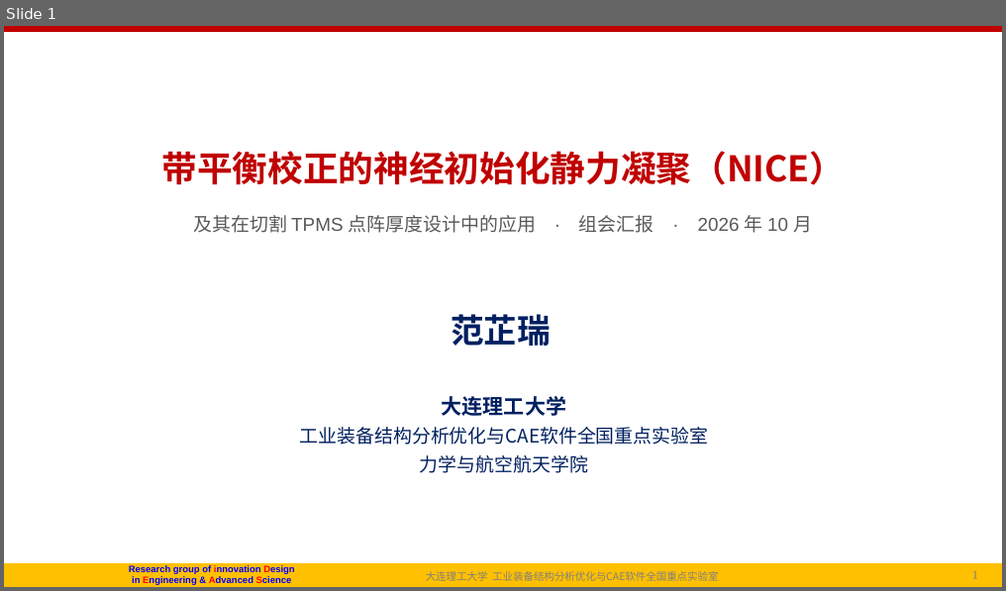
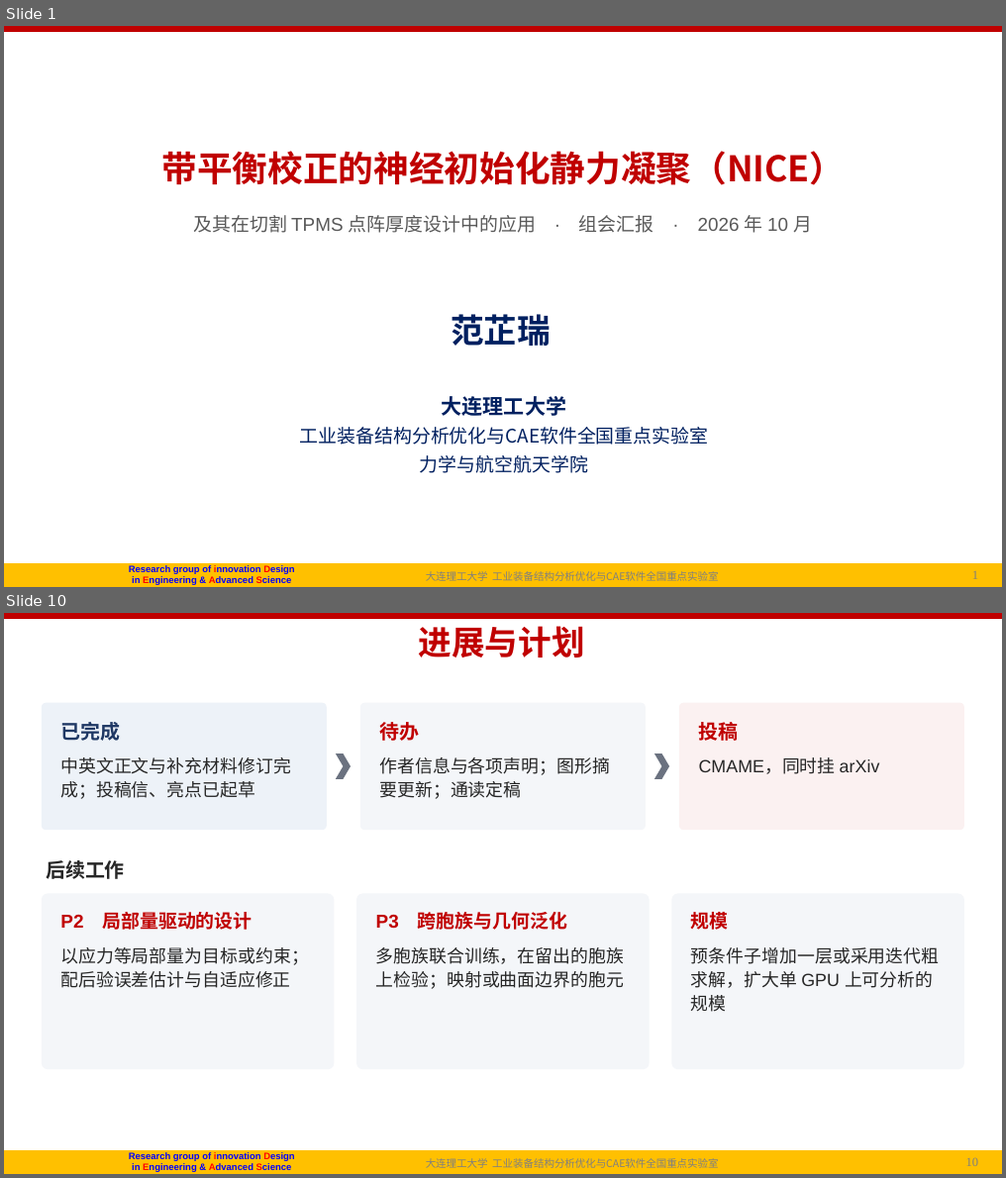
Before and after one commit to fanzhirui1004-source/curly-octo-goggles, a slide deck: docs/followup/talk/P1_NICE_组会汇报_20261014.pptx. Shown one above the other, each under a label of ours: slide 1 before the commit, slides 1 and 10 after it; the slides between them are not shown. The pictures are 1006x591 and 1006x1178 pixels, drawn with LibreOffice and Linux fonts; fonts in the diff are those of the drawing; background and template pictures are left out. Boxes give left, top, right and bottom in pixels: in the first picture for what was removed or moved away, otherwise in the second. Text is boxed around its words. In the diff, an @@ line names an element or a change of style, - is before the commit and + after.

```diff
--- a/docs/followup/talk/P1_NICE_组会汇报_20261014.pptx
+++ b/docs/followup/talk/P1_NICE_组会汇报_20261014.pptx
@@ slide 10 added at [4,613,1002,1174], background #FFFFFF; not listed: 6 template elements that a slide beside it also shows @@
@@ title added at [419,626,585,658], 32 pt, text #C00000, bold @@
+进展与计划
@@ rounded rectangle added at [42,703,327,830], fill #EDF2F8 @@
@@ text added at [60,722,120,741], 19 pt, text #1F3864, bold @@
+已完成
@@ rounded rectangle added at [360,703,646,830], fill #F4F6F9 @@
@@ text added at [379,722,419,741], 19 pt, text #C00000, bold @@
+待办
@@ rounded rectangle added at [679,703,964,830], fill #FBF1F1 @@
@@ text added at [699,722,739,741], 19 pt, text #C00000, bold @@
+投稿
@@ text added at [60,758,291,799], 17 pt, text #262626 @@
+中英文正文与补充材料修订完成；投稿信、亮点已起草
@@ chevron added at [336,754,350,779], fill #6B7280 @@
@@ text added at [379,758,610,799], 17 pt, text #262626 @@
+作者信息与各项声明；图形摘要更新；通读定稿
@@ chevron added at [654,754,669,779], fill #6B7280 @@
@@ text added at [699,759,880,774], 17 pt, text #262626 @@
+CMAME，同时挂 arXiv
@@ text added at [46,861,125,879], 19 pt, text #262626, bold @@
+后续工作
@@ rounded rectangle added at [42,894,334,1069], fill #F4F6F9 @@
@@ rounded rectangle added at [356,894,649,1069], fill #F4F6F9 @@
@@ rounded rectangle added at [672,894,964,1069], fill #F4F6F9 @@
@@ text added at [60,912,252,930], 18 pt, text #C00000, bold @@
+P2 局部量驱动的设计
@@ text added at [376,912,567,930], 18 pt, text #C00000, bold @@
+P3 跨胞族与几何泛化
@@ text added at [691,912,729,930], 18 pt, text #C00000, bold @@
+规模
@@ text added at [60,948,308,988], 17 pt, text #262626 @@
+以应力等局部量为目标或约束；配后验误差估计与自适应修正
@@ text added at [376,948,624,989], 17 pt, text #262626 @@
+多胞族联合训练，在留出的胞族上检验；映射或曲面边界的胞元
@@ text added at [691,948,939,1012], 17 pt, text #262626 @@
+预条件子增加一层或采用迭代粗求解，扩大单 GPU 上可分析的规模
```
Also in this commit, not shown: 9 slides changed, 3 other slides added, 21 slides removed, 1 other file.
